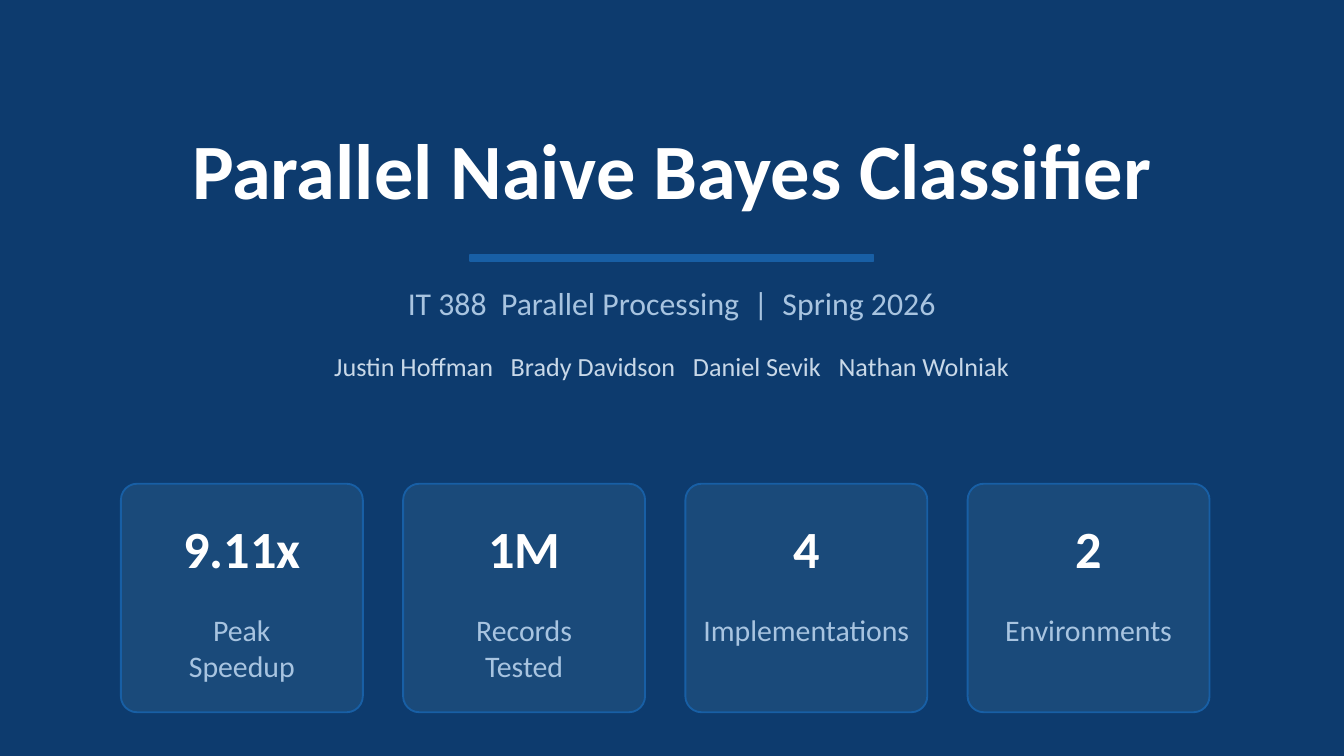
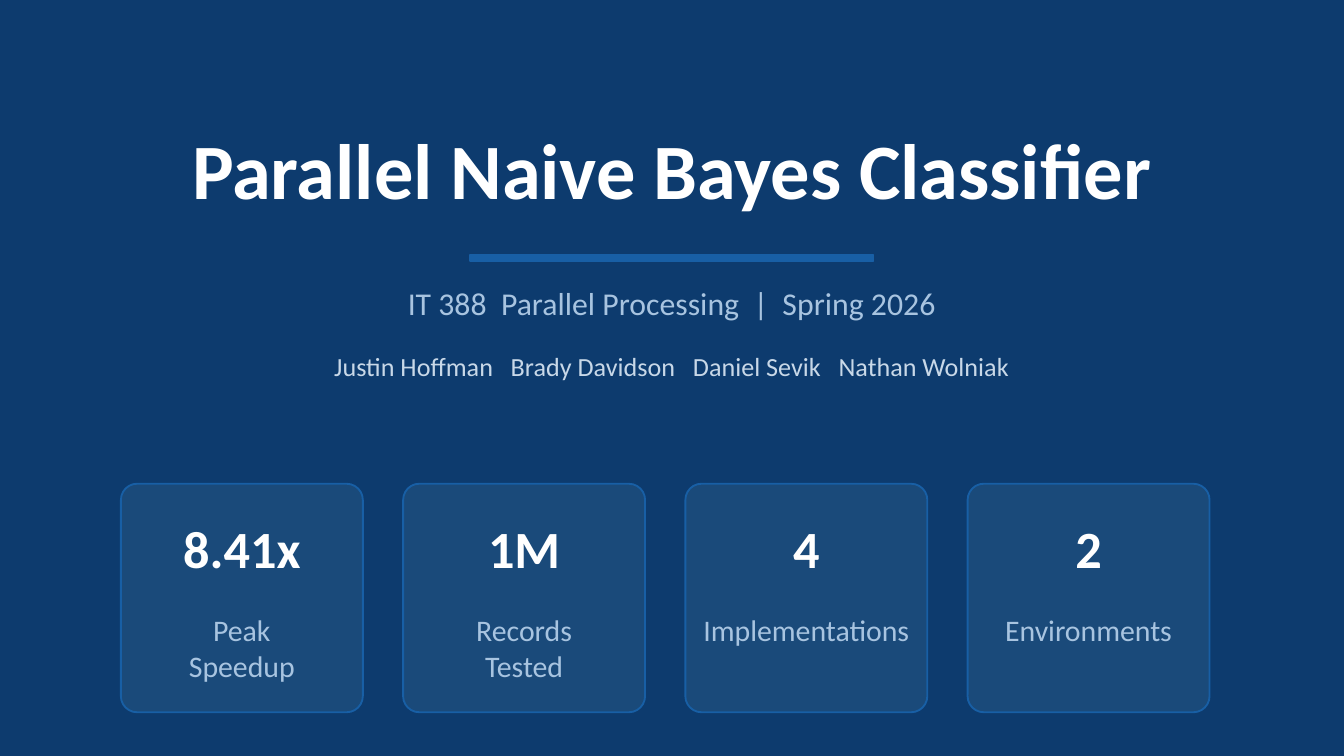
Before and after one commit to jhffmn82/IT388_parallel_processing_bayesian_classifier, a slide deck: slide 1 of IT388_ParallelNaiveBayes_Final.pptx. Drawn at 1344x756 pixels with LibreOffice and Linux fonts; fonts in the diff are those of the drawing. Boxes give left, top, right and bottom in pixels: in the first picture for what was removed or moved away, otherwise in the second. Text is boxed around its words. In the diff, an @@ line names an element or a change of style, - is before the commit and + after.

```diff
--- a/IT388_ParallelNaiveBayes_Final.pptx
+++ b/IT388_ParallelNaiveBayes_Final.pptx
@@ text at [183,532,300,569]: text changed @@
-9.11x
+8.41x
```
Also in this commit, not shown: 7 other slides changed, 4 other files.
